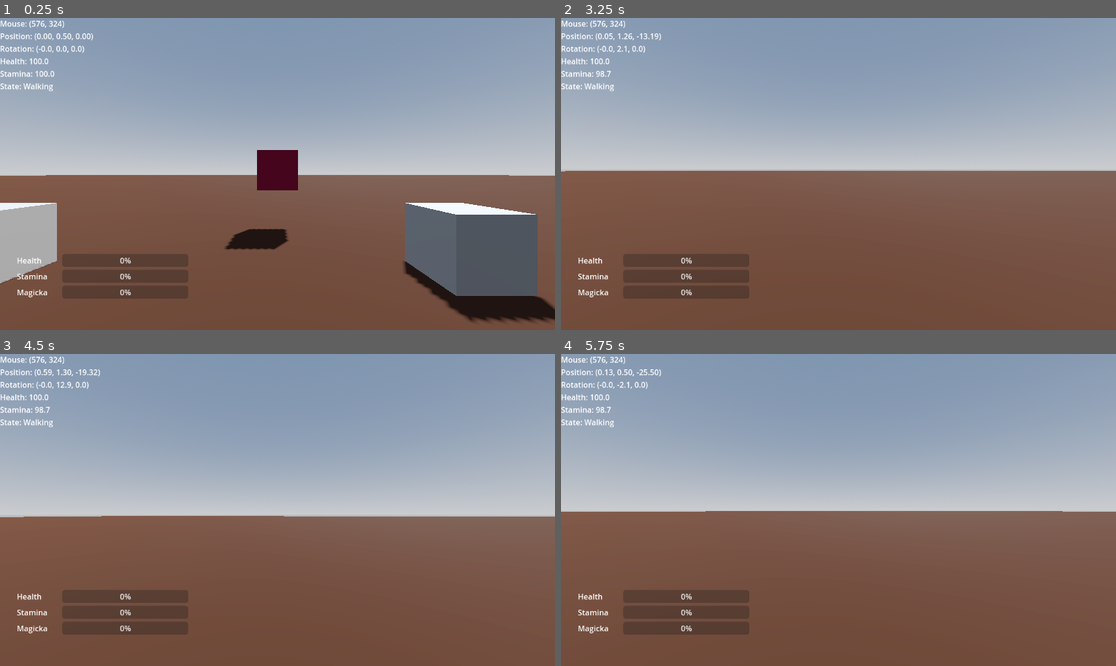
Above: before the commit, frames 1-4 (two rows, left to right).
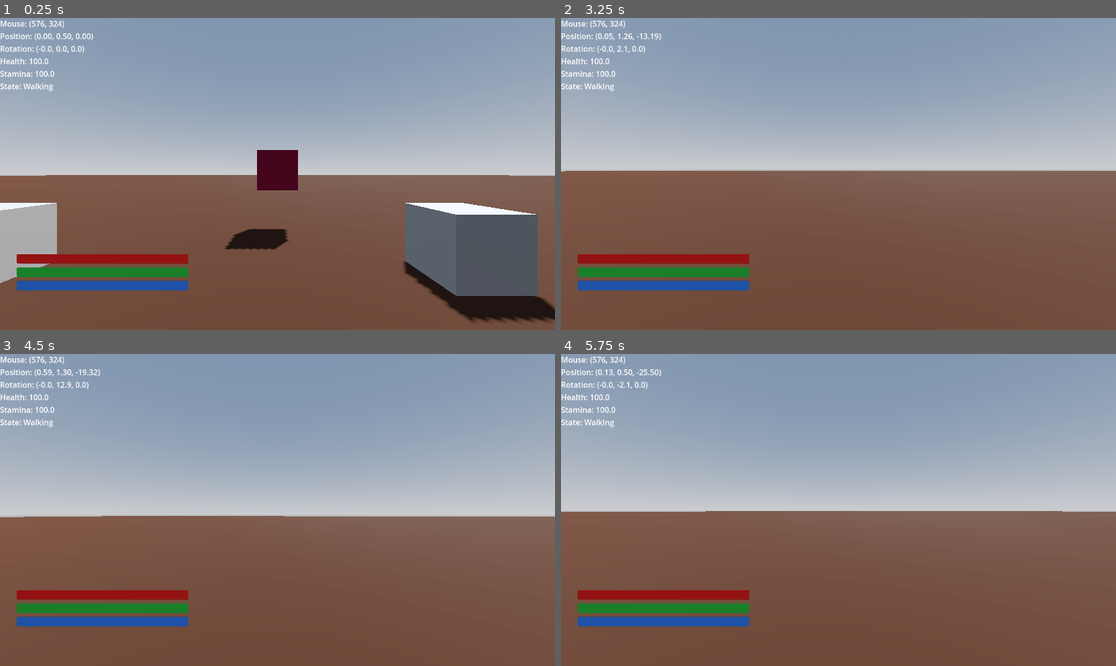
Above: after the commit, the same moments.

Repository: FreedominaStonyField/first-person-rpg
Game: Godot game, scene res://scenes/levels/movement_test_level.tscn
The game is run twice, just before and just after one commit, with the same random seed, the same clock (stepped at 60 frames per second) and the same inputs.
Inputs (mouse positions are in pixels of both pictures, inside the frame that each line leads up to):
- Up to frame 1 (0.25 s): no input
- Up to frame 2 (3.25 s): move the mouse to (866, 174) at 0.52 s; hold W (move_forward) from 0.53 s (still down); click (866, 174) at 0.6 s; tap Space (jump) at 0.77, 1.52, 3.02 s; move the mouse to (810, 174) at 1.27 s; right-click (810, 174) at 1.35 s; move the mouse to (849, 167) at 2.02 s; hold E (interact) 2.03-2.78 s; tap Enter at 2.75 s; move the mouse to (832, 180) at 2.77 s; tap Shift (sprint) at 2.85 s
- Up to frame 3 (4.5 s): keep holding W (move_forward); move the mouse to (316, 513) at 3.52 s; click (316, 513) at 3.6 s; tap Space (jump) at 3.77, 4.25 s; move the mouse to (233, 506) at 4.27 s; right-click (233, 506) at 4.35 s
- Up to frame 4 (5.75 s): keep holding W (move_forward); tap Space (jump) at 4.52 s; move the mouse to (844, 510) at 5.02 s; hold E (interact) from 5.03 s (still down)

The runs differ from the first frame. In frame 1, 4.0% of the frame differs, in the area x 3-34%, y 75-90%; in frame 2, 4.0%; in frame 3, 4.0%, in the area x 3-34%, y 16-90%; in frame 4, 4.0%.

Commit message:
Streamline HUD vitals, enable regen, and tune test hurtbox damage

Diff:
--- a/scenes/levels/movement_test_level.tscn
+++ b/scenes/levels/movement_test_level.tscn
@@ -79,7 +79,6 @@
 [node name="Hurtbox" type="Area3D" parent="."]
 transform = Transform3D(1, 0, 0, 0, 1, 0, 0, 0, 1, 3.7439573, 0, 0)
 script = ExtResource("3_ba3xl")
-damage_amount = 120.0
 
 [node name="MeshInstance3D" type="MeshInstance3D" parent="Hurtbox"]
 mesh = SubResource("BoxMesh_tiyb6")
--- a/scenes/shared/PlayerController.tscn
+++ b/scenes/shared/PlayerController.tscn
@@ -23,6 +23,8 @@
 [node name="PlayerHud" parent="CanvasLayer" instance=ExtResource("5_qcruy")]
 layout_mode = 3
 anchors_preset = 15
+grow_horizontal = 2
+grow_vertical = 2
 stats_path = NodePath("../../Stats")
 
 [node name="DebugLabel" type="Label" parent="CanvasLayer"]
@@ -31,6 +33,7 @@
 Rotation:"
 
 [node name="Stats" parent="." instance=ExtResource("3")]
+enable_regeneration = true
 
 [node name="DeathHandlerComponent" type="Node3D" parent="."]
 script = ExtResource("4_jl5kh")
--- a/scenes/ui/PlayerHud.tscn
+++ b/scenes/ui/PlayerHud.tscn
@@ -30,40 +30,16 @@
 
 [node name="VitalsBox" type="VBoxContainer" parent="HudMarginContainer"]
 mouse_filter = 2
-theme_override_constants/separation = 6
+theme_override_constants/separation = 8
 
-[node name="HealthRow" type="HBoxContainer" parent="HudMarginContainer/VitalsBox"]
-mouse_filter = 2
-
-[node name="HealthLabel" type="Label" parent="HudMarginContainer/VitalsBox/HealthRow"]
-custom_minimum_size = Vector2(90, 0)
-text = "Health"
-mouse_filter = 2
-
-[node name="HealthBar" type="ProgressBar" parent="HudMarginContainer/VitalsBox/HealthRow"]
+[node name="HealthBar" type="ProgressBar" parent="HudMarginContainer/VitalsBox"]
 size_flags_horizontal = 3
 mouse_filter = 2
 
-[node name="StaminaRow" type="HBoxContainer" parent="HudMarginContainer/VitalsBox"]
-mouse_filter = 2
-
-[node name="StaminaLabel" type="Label" parent="HudMarginContainer/VitalsBox/StaminaRow"]
-custom_minimum_size = Vector2(90, 0)
-text = "Stamina"
-mouse_filter = 2
-
-[node name="StaminaBar" type="ProgressBar" parent="HudMarginContainer/VitalsBox/StaminaRow"]
+[node name="StaminaBar" type="ProgressBar" parent="HudMarginContainer/VitalsBox"]
 size_flags_horizontal = 3
 mouse_filter = 2
 
-[node name="MagickaRow" type="HBoxContainer" parent="HudMarginContainer/VitalsBox"]
-mouse_filter = 2
-
-[node name="MagickaLabel" type="Label" parent="HudMarginContainer/VitalsBox/MagickaRow"]
-custom_minimum_size = Vector2(90, 0)
-text = "Magicka"
-mouse_filter = 2
-
-[node name="MagickaBar" type="ProgressBar" parent="HudMarginContainer/VitalsBox/MagickaRow"]
+[node name="MagickaBar" type="ProgressBar" parent="HudMarginContainer/VitalsBox"]
 size_flags_horizontal = 3
 mouse_filter = 2
